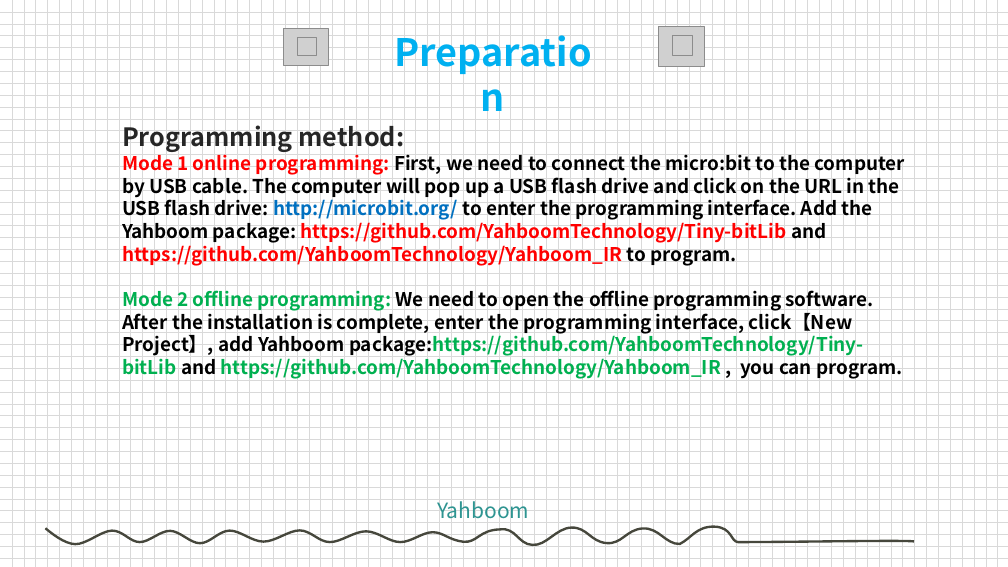
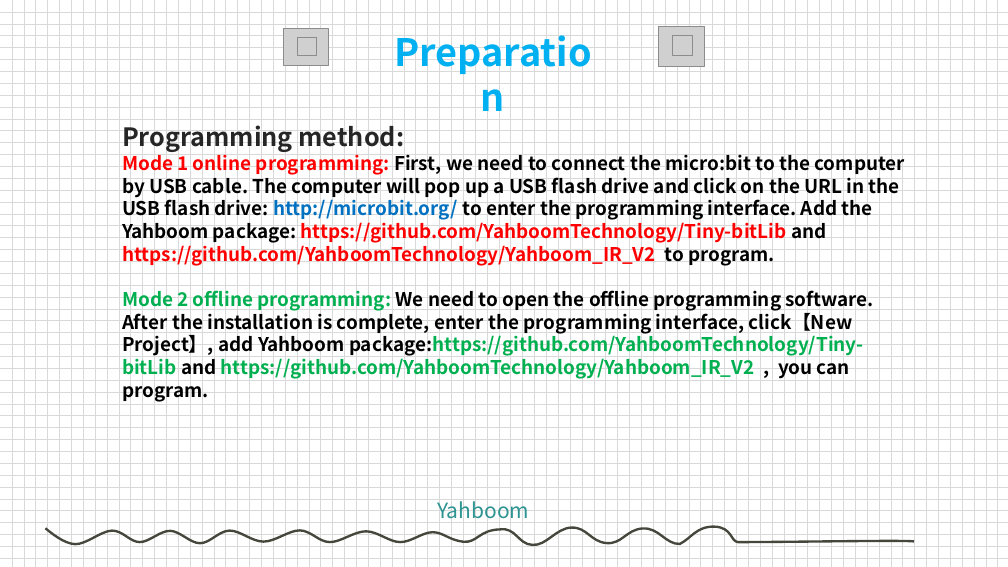
Before and after one commit to YahboomTechnology/Tiny-bit, a slide deck: slide 5 of 07.Interacting with Tiny bit/1.IR Control/V2/IR ControlV2.pptx. Drawn at 1008x567 pixels with LibreOffice and Linux fonts; fonts in the diff are those of the drawing; grey boxes stand for pictures; background and template pictures are left out. Boxes give left, top, right and bottom in pixels: in the first picture for what was removed or moved away, otherwise in the second. Text is boxed around its words. In the diff, an @@ line names an element or a change of style, - is before the commit and + after.

```diff
--- a/07.Interacting with Tiny bit/1.IR Control/V2/IR ControlV2.pptx
+++ b/07.Interacting with Tiny bit/1.IR Control/V2/IR ControlV2.pptx
@@ text at (x1=122, y1=150, x2=905, y2=402): text changed @@
-Mode 1 online programming: First, we need to connect the micro:bit to the computer by USB cable. The computer will pop up a USB flash drive and click on the URL in the USB flash drive: http://microbit.org/ to enter the programming interface. Add the Yahboom package: https://github.com/YahboomTechnology/Tiny-bitLib and https://github.com/YahboomTechnology/Yahboom_IR to program.
-Mode 2 offline programming: We need to open the offline programming software. After the installation is complete, enter the programming interface, click【New Project】, add Yahboom package:https://github.com/YahboomTechnology/Tiny-bitLib and https://github.com/YahboomTechnology/Yahboom_IR , you can program.
+Mode 1 online programming: First, we need to connect the micro:bit to the computer by USB cable. The computer will pop up a USB flash drive and click on the URL in the USB flash drive: http://microbit.org/ to enter the programming interface. Add the Yahboom package: https://github.com/YahboomTechnology/Tiny-bitLib and https://github.com/YahboomTechnology/Yahboom_IR_V2 to program.
+Mode 2 offline programming: We need to open the offline programming software. After the installation is complete, enter the programming interface, click【New Project】, add Yahboom package:https://github.com/YahboomTechnology/Tiny-bitLib and https://github.com/YahboomTechnology/Yahboom_IR_V2 , you can program.
```
Also in this commit, not shown: 1 other slide changed.
